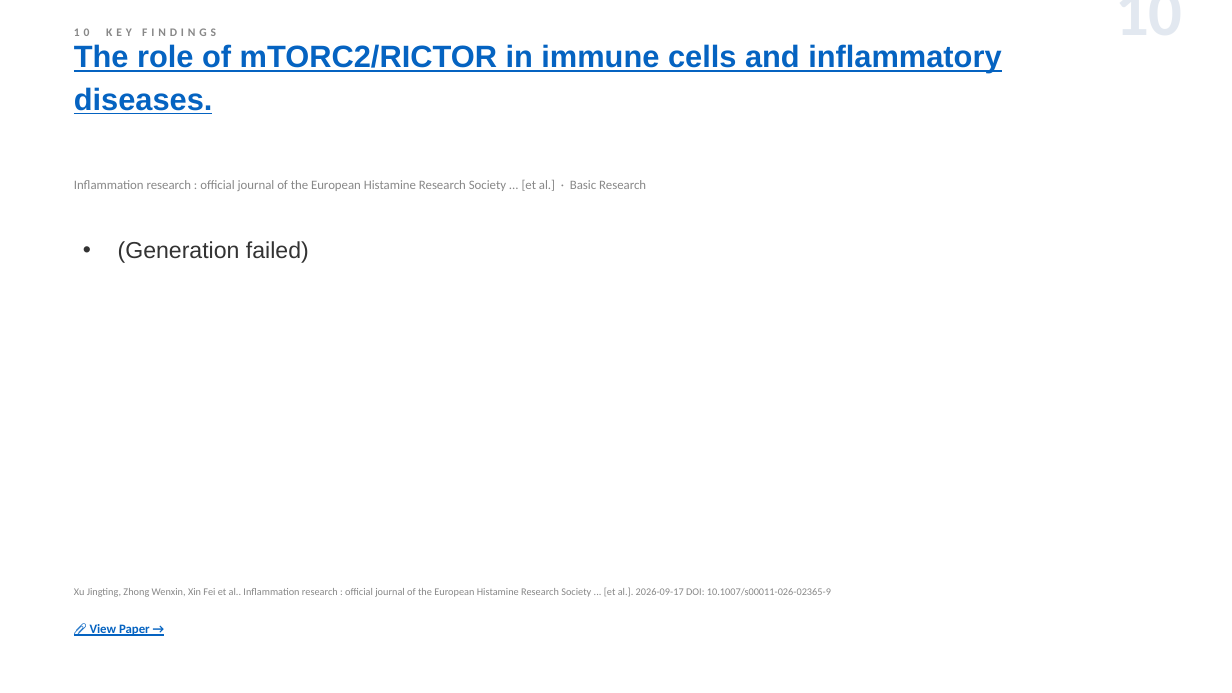
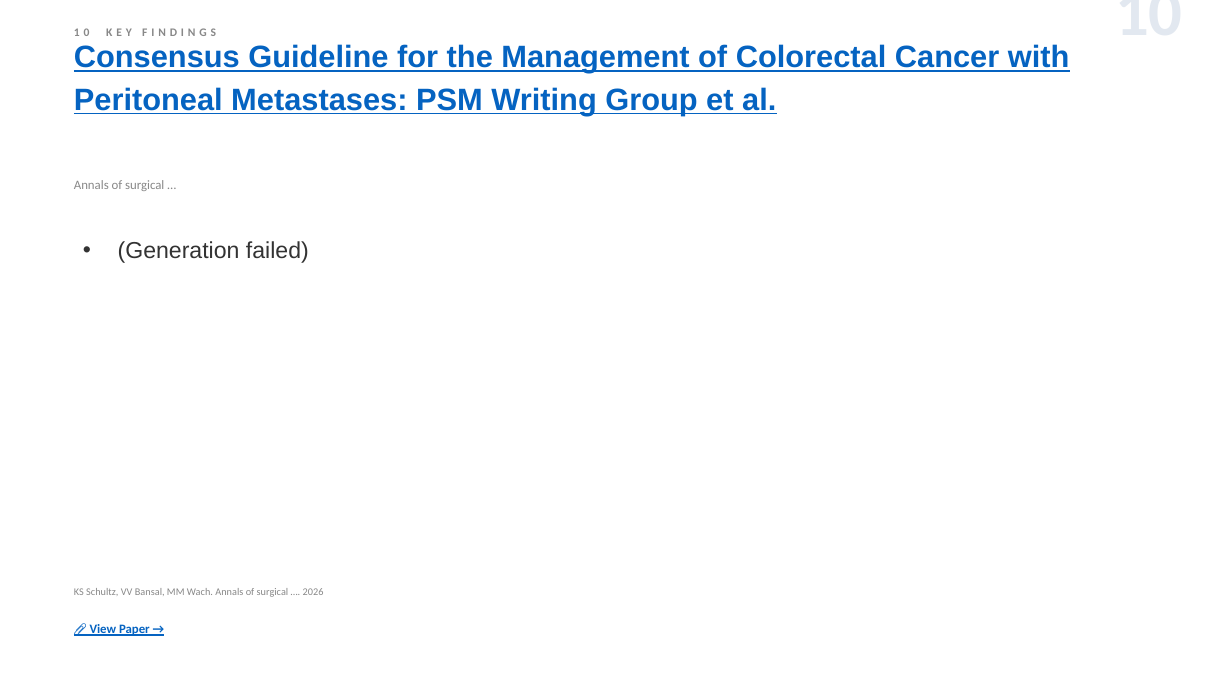
Before and after one commit to jejenhu-maker/colorectal-weekly-digest, a slide deck: slide 12 of docs/digest-en.pptx. Drawn at 1232x693 pixels with LibreOffice and Linux fonts; fonts in the diff are those of the drawing. Boxes give left, top, right and bottom in pixels: in the first picture for what was removed or moved away, otherwise in the second. Text is boxed around its words. In the diff, an @@ line names an element or a change of style, - is before the commit and + after.

```diff
--- a/docs/digest-en.pptx
+++ b/docs/digest-en.pptx
@@ text at <box>74,44,1070,115</box>: text changed @@
-The role of mTORC2/RICTOR in immune cells and inflammatory diseases.
+Consensus Guideline for the Management of Colorectal Cancer with Peritoneal Metastases: PSM Writing Group et al.
@@ text at <box>74,180,164,191</box>: text changed @@
-Inflammation research : official journal of the European Histamine Research Society ... [et al.] · Basic Research
+Annals of surgical …
@@ text at <box>74,588,324,597</box>: text changed @@
-Xu Jingting, Zhong Wenxin, Xin Fei et al.. Inflammation research : official journal of the European Histamine Research Society ... [et al.]. 2026-09-17 DOI: 10.1007/s00011-026-02365-9
+KS Schultz, VV Bansal, MM Wach. Annals of surgical …. 2026
```
Also in this commit, not shown: 10 other slides changed, 1 slide added, 1 slide removed, 2 other files.
